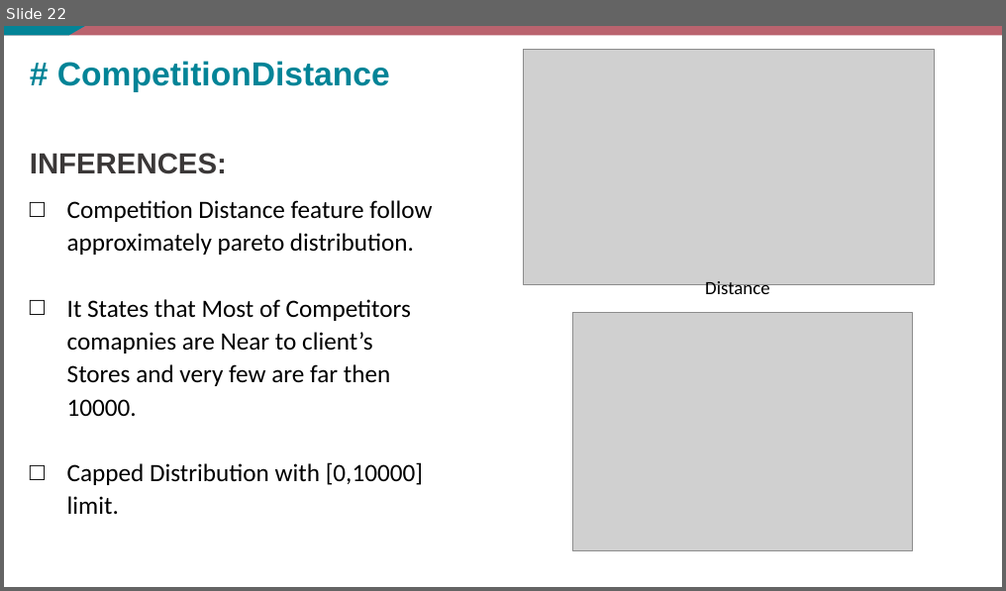
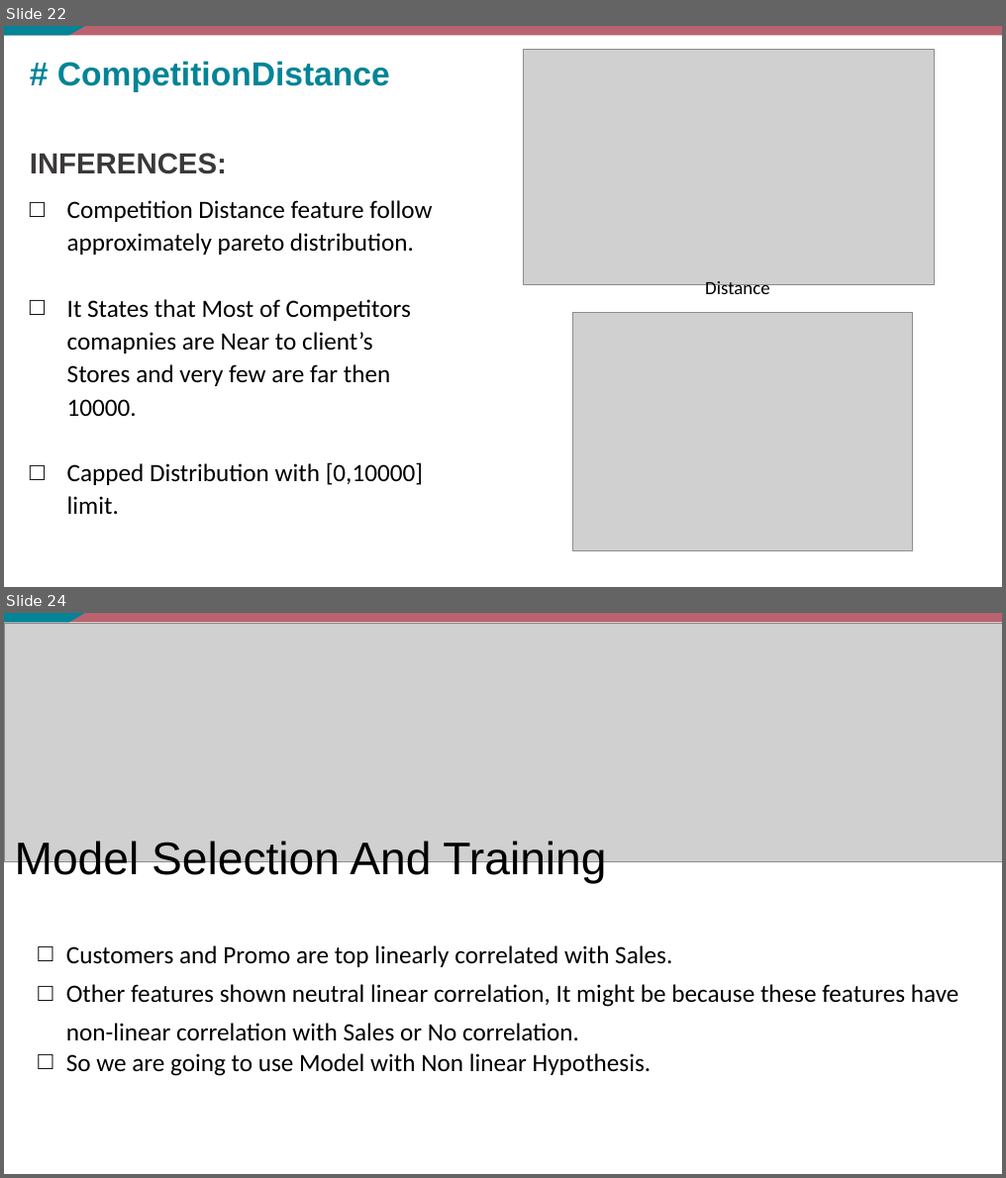
Before and after one commit to akesh-0909/Sales-Analysis-and-forecasting, a slide deck: BUSINESS REPORTS.pptx. Shown one above the other, each under a label of ours: slide 22 before the commit, slides 22 and 24 after it; the slides between them are not shown. The pictures are 1006x591 and 1006x1178 pixels, drawn with LibreOffice and Linux fonts; fonts in the diff are those of the drawing; grey boxes stand for pictures. Boxes give left, top, right and bottom in pixels: in the first picture for what was removed or moved away, otherwise in the second. Text is boxed around its words. In the diff, an @@ line names an element or a change of style, - is before the commit and + after.

```diff
--- a/BUSINESS REPORTS.pptx
+++ b/BUSINESS REPORTS.pptx
@@ slide 24 added at (x1=4, y1=613, x2=1002, y2=1174), background #FFFFFF; not listed: 2 template elements that a slide beside it also shows @@
@@ picture added at (x1=4, y1=623, x2=1002, y2=861) @@
@@ title added at (x1=15, y1=841, x2=606, y2=883), 44 pt, text #000000 @@
+Model Selection And Training
@@ text added at (x1=66, y1=946, x2=959, y2=1076), 24 pt, text #000000 @@
+□ Customers and Promo are top linearly correlated with Sales.
+□ Other features shown neutral linear correlation, It might be because these features have non-linear correlation with Sales or No correlation.
+□ So we are going to use Model with Non linear Hypothesis.
```
Also in this commit, not shown: 2 slides changed, 5 other slides added, 18 slides removed.
